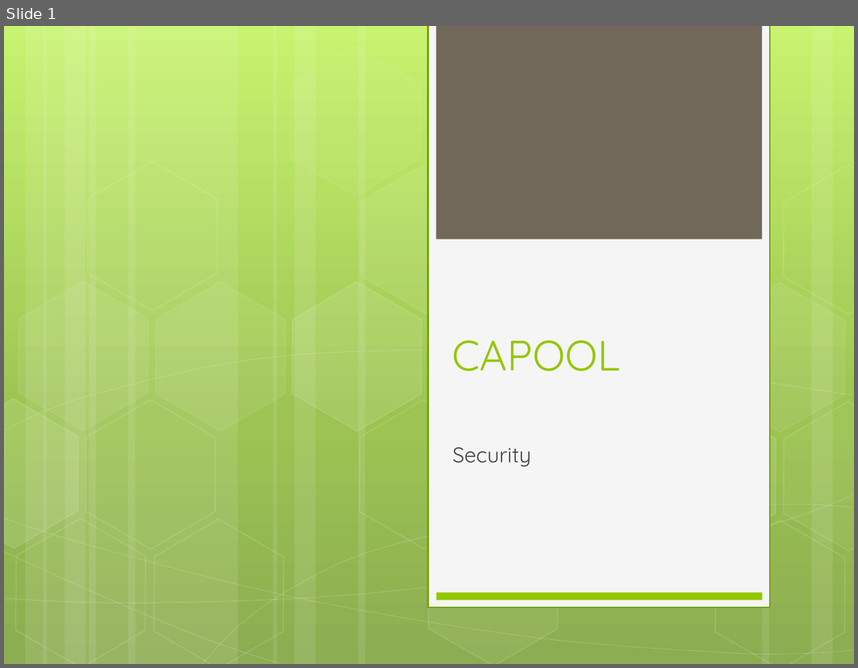
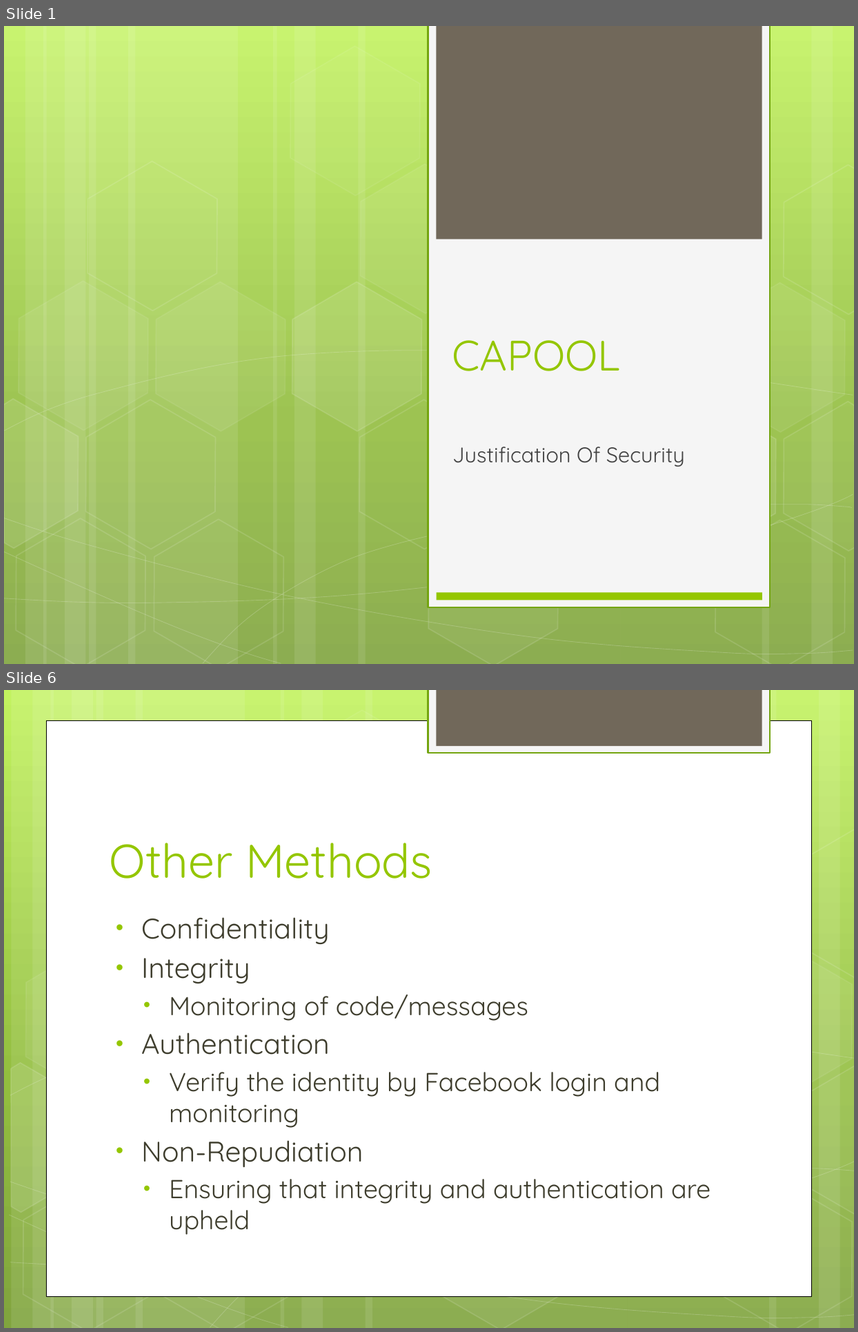
Before and after one commit to lanechr/CaPool, a slide deck: Security.pptx. Shown one above the other, each under a label of ours: slide 1 before the commit, slides 1 and 6 after it; the slides between them are not shown. The pictures are 858x668 and 858x1332 pixels, drawn with LibreOffice and Linux fonts; fonts in the diff are those of the drawing. Boxes give left, top, right and bottom in pixels: in the first picture for what was removed or moved away, otherwise in the second. Text is boxed around its words. In the diff, an @@ line names an element or a change of style, - is before the commit and + after.

Commit message:
Finalised Security Presentation

```diff
--- a/Security.pptx
+++ b/Security.pptx
@@ slide 6 added at (4,690,854,1328), background gradient #C3F35F to #93BF3F to #81A53E @@
@@ rectangle added at (428,690,770,753), fill #F5F5F5, outline #74A510 1.25 pt @@
@@ rectangle added at (436,690,762,746), fill #71685A @@
@@ rectangle added at (47,720,811,1295), fill #FFFFFF, outline #000000 0.5 pt @@
@@ group added at (4,690,854,1328): 12 rectangles, 8 freeform shapes, 8 hexagons @@
@@ title added at (110,842,432,878), 40 pt, text #94C600 @@
+Other Methods
@@ text added at (141,917,711,1234), 22 pt, text #3E3D2D @@
+• Confidentiality
+• Integrity
+  • Monitoring of code/messages
+• Authentication
+  • Verify the identity by Facebook login and monitoring
+• Non-Repudiation
+  • Ensuring that integrity and authentication are upheld
@@ slide 1 changed as well @@
@@ subtitle at (452,446,685,466): text changed @@
-Security
+Justification Of Security
```
Also in this commit, not shown: 4 other slides added, 2 slides removed.
